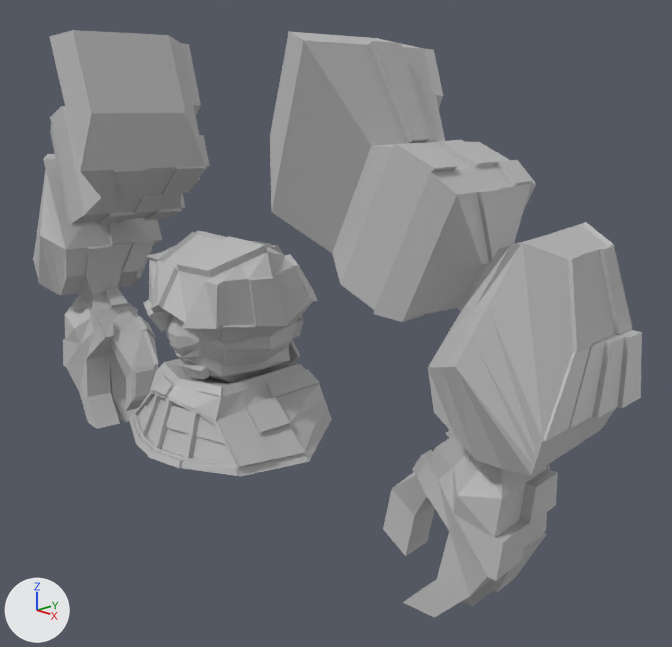
A saved change to the Blender file Brender/4monthAll.blend.
Both versions are drawn from a 50 mm lens placed at (7.94, -5.97, 4.41), pointed at (0.85, 0.86, 1.41). The axes (+X, +Y, +Z) are drawn at lower left. The lights are the same throughout. The same objects are shown in both versions, whatever each file hides.

The scene before the commit, as lines of its bpy script (objects in view):
```python
me_立方体_003 = bpy.data.meshes.new('立方体.003')
me_立方体_003.from_pydata(...)  # 452 vertices, 451 faces; spans x -1.25..1.24, y -1.12..1.04, z -0.91..1.35
me_立方体_003.materials.append(mat_マテリアル)  # grey #bcbcbc
me_立方体_004 = bpy.data.meshes.new('立方体.004')
me_立方体_004.from_pydata(...)  # 470 vertices, 472 faces; spans x -0.09..2.78, y -0.72..1.44, z -4.5..0.8
me_立方体_004.materials.append(mat_マテリアル)  # grey #bcbcbc
me_立方体_009 = bpy.data.meshes.new('立方体.009')
me_立方体_009.from_pydata(...)  # 470 vertices, 472 faces; spans x -0.09..2.78, y -0.72..1.44, z -4.5..0.8
me_立方体_009.materials.append(mat_マテリアル)  # grey #bcbcbc
ob_boss = bpy.data.objects.new('Boss', me_立方体_003)
ob_boss.location = (0.0, 0.0, 1.03)
ob_boss_leftarm = bpy.data.objects.new('Boss_LeftArm', me_立方体_004)
ob_boss_leftarm.location = (1.5, 0.0, 3.67)
ob_boss_rightarm = bpy.data.objects.new('Boss_RightArm', me_立方体_009)
ob_boss_rightarm.location = (-1.5, 0.0, 3.7)
ob_boss_rightarm.scale = (-1.0, 1.0, 1.0)
```
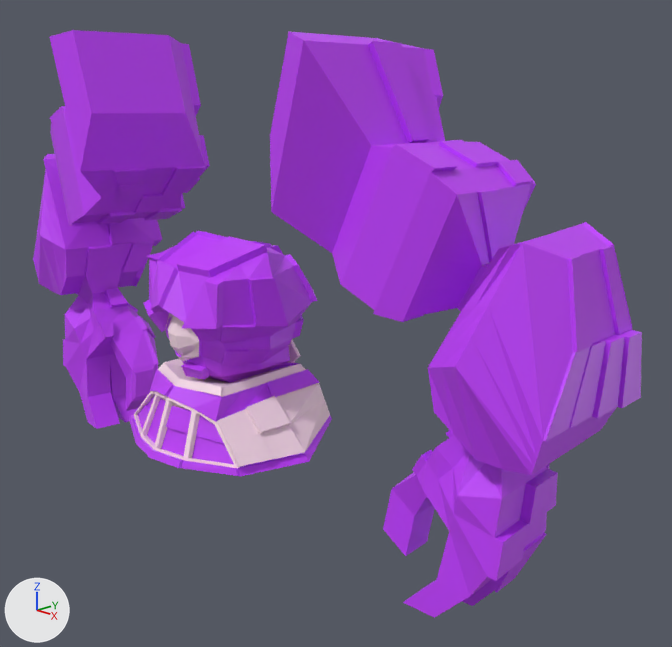
Changed parts and their boxes [x1, y1, x2, y2] in the pictures (672 x 647 px):
'Boss_LeftArm', recoloured (grey to purple): [270, 32, 642, 618] in both
'Boss_RightArm', recoloured (grey to purple): [33, 30, 210, 429] in both
'Boss', recoloured (grey to purple): [129, 230, 332, 476] in both

Patch to the scene script:
```diff
--- a/Brender/4monthAll.blend.py
+++ b/Brender/4monthAll.blend.py
@@ img_boss @@
+img_boss = load_image('boss', '_unpacked/boss', 1024, 1024, 'sRGB')
@@ mat_boss @@
+mat_boss = principled_material('Boss')
+mat_boss.texture = img_boss
@@ me_立方体_003 @@
 me_立方体_003.from_pydata(...)  # 452 vertices, 451 faces; spans x -1.25..1.24, y -1.12..1.04, z -0.91..1.35
-me_立方体_003.materials.append(mat_マテリアル)  # grey #bcbcbc
+me_立方体_003.materials.append(mat_boss)  # picture img_boss
@@ me_立方体_004 @@
 me_立方体_004.from_pydata(...)  # 470 vertices, 472 faces; spans x -0.09..2.78, y -0.72..1.44, z -4.5..0.8
-me_立方体_004.materials.append(mat_マテリアル)  # grey #bcbcbc
+me_立方体_004.materials.append(mat_boss)  # picture img_boss
@@ me_立方体_009 @@
 me_立方体_009.from_pydata(...)  # 470 vertices, 472 faces; spans x -0.09..2.78, y -0.72..1.44, z -4.5..0.8
-me_立方体_009.materials.append(mat_マテリアル)  # grey #bcbcbc
+me_立方体_009.materials.append(mat_boss)  # picture img_boss
```
